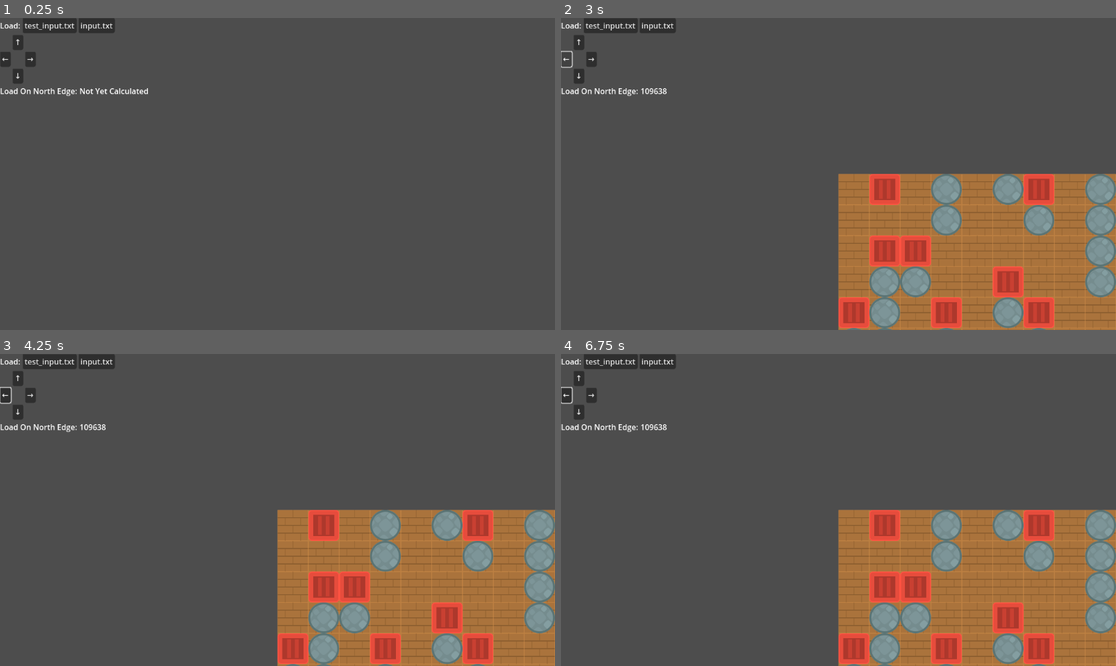
Above: before the commit, frames 1-4 (two rows, left to right).
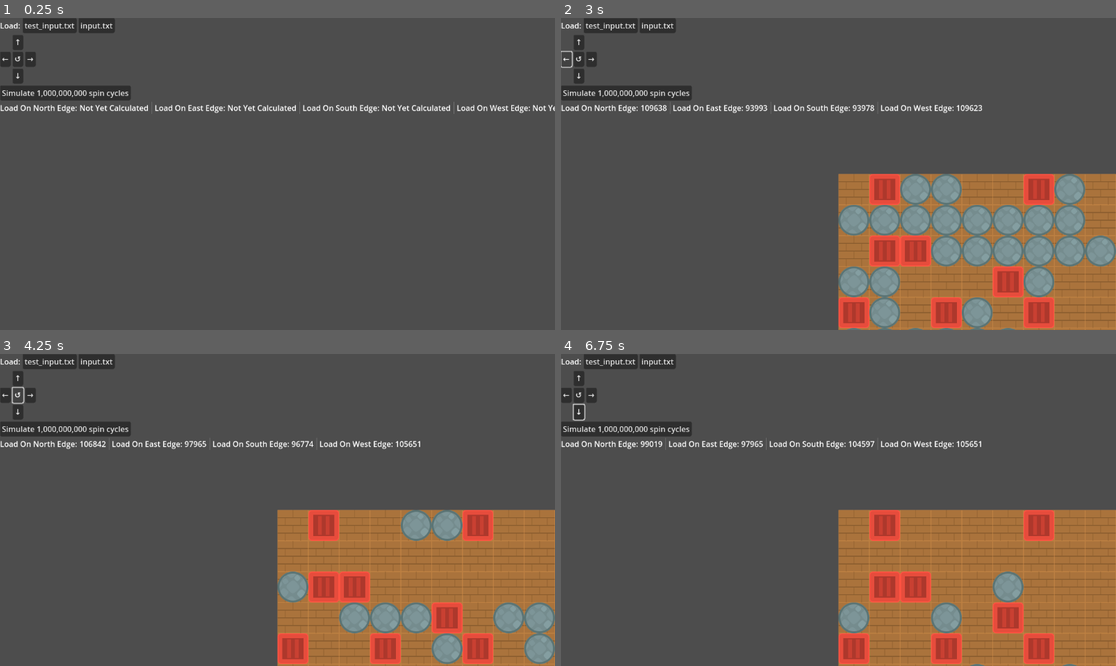
Above: after the commit, the same moments.

Repository: andrejp88/advent-of-code-2023
Game: Godot game, scene res://src/day_14/day_14.tscn
The game is run twice, just before and just after one commit, with the same random seed, the same clock (stepped at 60 frames per second) and the same inputs. The project has no main scene, so this scene is started directly.
Inputs (mouse positions are in pixels of both pictures, inside the frame that each line leads up to):
- Up to frame 1 (0.25 s): no input
- Up to frame 2 (3 s): click "test_input.txt" at 0.5 s; click "input.txt" at 1.25 s; click "↑" at 2 s; click "←" at 2.75 s
- Up to frame 3 (4.25 s): click (16, 394) at 3.5 s, where only the run after the commit has a clickable "↺"
- Up to frame 4 (6.75 s): click "→" at 4.25 s; click "↓" at 5 s; click (627, 428) at 5.75 s, where only the run after the commit has a clickable "Simulate 1,000,000,000 spin c…"; tap Enter at 6.5 s; move the mouse to (960, 494) at 6.52 s; hold Up (ui_up) from 6.53 s (still down); hold Shift from 6.53 s (still down); click (960, 494) at 6.67 s

The runs differ from the first frame. In frame 1, 2.1% of the frame differs, in the area x 0-100%, y 10-31%; in frame 2, 12%, in the area x 0-100%, y 10-100%; in frame 3, 8.1%; in frame 4, 8.6%.

Commit message:
Day 14, implement spin cycles

Diff:
--- a/src/day_14/day_14.gd
+++ b/src/day_14/day_14.gd
@@ -22,6 +22,9 @@
 func repopulate_tilemap(input: String) -> void:
 	tilemap.clear()
 	$CanvasLayer/VBoxContainer/HBoxContainer2/LoadOnNorthEdgeLabel.text = "Not Yet Calculated"
+	$CanvasLayer/VBoxContainer/HBoxContainer2/LoadOnEastEdgeLabel.text = "Not Yet Calculated"
+	$CanvasLayer/VBoxContainer/HBoxContainer2/LoadOnSouthEdgeLabel.text = "Not Yet Calculated"
+	$CanvasLayer/VBoxContainer/HBoxContainer2/LoadOnWestEdgeLabel.text = "Not Yet Calculated"
 
 	var lines := input.split("\n", false)
 
@@ -40,17 +43,12 @@
 	for x: int in range(tilemap.get_used_rect().position.x, tilemap.get_used_rect().position.x + tilemap.get_used_rect().size.x):
 		for y: int in range(tilemap.get_used_rect().position.y, tilemap.get_used_rect().size.y):
 			if tilemap.get_cell_atlas_coords(tilemap_layer_rocks, Vector2i(x, y)) == atlas_coords_round_rock:
-				move_round_rock_up(Vector2i(x, y),)
-
-	var total_load_factor := 0
-
-	for y: int in range(tilemap.get_used_rect().position.y, tilemap.get_used_rect().size.y):
-		var load_factor_at_row := tilemap.get_used_rect().size.y - y
-		for x: int in range(tilemap.get_used_rect().position.x, tilemap.get_used_rect().size.x):
-			if tilemap.get_cell_atlas_coords(tilemap_layer_rocks, Vector2i(x, y)) == atlas_coords_round_rock:
-				total_load_factor += load_factor_at_row
-
-	$CanvasLayer/VBoxContainer/HBoxContainer2/LoadOnNorthEdgeLabel.text = str(total_load_factor)
+				move_round_rock_up(Vector2i(x, y))
+
+	calculate_north_load()
+	calculate_east_load()
+	calculate_south_load()
+	calculate_west_load()
 
 
 func move_round_rock_up(pos: Vector2i) -> void:
@@ -68,6 +66,153 @@
 			tilemap.set_cell(tilemap_layer_rocks, new_pos, 0, atlas_coords_round_rock)
 			return
 
-	var new_pos := Vector2i(pos.x, tilemap.get_used_rect().position.y)
-	tilemap.set_cell(tilemap_layer_rocks, new_pos, 0, atlas_coords_round_rock)
-	tilemap.set_cell(tilemap_layer_rocks, pos, -1, Vector2i(-1, -1))
+	var next_to_wall_pos := Vector2i(pos.x, tilemap.get_used_rect().position.y)
+	tilemap.set_cell(tilemap_layer_rocks, next_to_wall_pos, 0, atlas_coords_round_rock)
+	tilemap.set_cell(tilemap_layer_rocks, pos, -1, Vector2i(-1, -1))
+
+
+func calculate_north_load() -> void:
+	var total_load_factor := 0
+
+	for coords: Vector2i in tilemap.get_used_cells(tilemap_layer_rocks):
+		if tilemap.get_cell_atlas_coords(tilemap_layer_rocks, coords) == atlas_coords_round_rock:
+			total_load_factor += tilemap.get_used_rect().size.y - (coords.y - tilemap.get_used_rect().position.y)
+
+	$CanvasLayer/VBoxContainer/HBoxContainer2/LoadOnNorthEdgeLabel.text = str(total_load_factor)
+
+
+func tilt_platform_right() -> void:
+	for y: int in range(tilemap.get_used_rect().position.y, tilemap.get_used_rect().size.y):
+		for x: int in range(tilemap.get_used_rect().position.x + tilemap.get_used_rect().size.x + -1, tilemap.get_used_rect().position.x - 1, -1):
+			if tilemap.get_cell_atlas_coords(tilemap_layer_rocks, Vector2i(x, y)) == atlas_coords_round_rock:
+				move_round_rock_right(Vector2i(x, y))
+
+	calculate_north_load()
+	calculate_east_load()
+	calculate_south_load()
+	calculate_west_load()
+
+
+func move_round_rock_right(pos: Vector2i) -> void:
+	if pos.x == tilemap.get_used_rect().position.x + tilemap.get_used_rect().size.x - 1:
+		return
+
+	for x: int in range(pos.x + 1, tilemap.get_used_rect().position.x + tilemap.get_used_rect().size.x):
+		var next_cell_atlas_coords := tilemap.get_cell_atlas_coords(tilemap_layer_rocks, Vector2i(x, pos.y))
+		if (
+			next_cell_atlas_coords == atlas_coords_round_rock or
+			next_cell_atlas_coords == atlas_coords_square_rock
+		):
+			var new_pos := Vector2i(x - 1, pos.y)
+			tilemap.set_cell(tilemap_layer_rocks, pos, -1, Vector2i(-1, -1))
+			tilemap.set_cell(tilemap_layer_rocks, new_pos, 0, atlas_coords_round_rock)
+			return
+
+	var next_to_wall_pos := Vector2i(tilemap.get_used_rect().position.x + tilemap.get_used_rect().size.x - 1, pos.y)
+	tilemap.set_cell(tilemap_layer_rocks, next_to_wall_pos, 0, atlas_coords_round_rock)
+	tilemap.set_cell(tilemap_layer_rocks, pos, -1, Vector2i(-1, -1))
+
+
+func calculate_east_load() -> void:
+	var total_load_factor := 0
+
+	for coords: Vector2i in tilemap.get_used_cells(tilemap_layer_rocks):
+		if tilemap.get_cell_atlas_coords(tilemap_layer_rocks, coords) == atlas_coords_round_rock:
+			total_load_factor += coords.x - tilemap.get_used_rect().position.x + 1
+
+	$CanvasLayer/VBoxContainer/HBoxContainer2/LoadOnEastEdgeLabel.text = str(total_load_factor)
+
+
+func tilt_platform_down() -> void:
+	for x: int in range(tilemap.get_used_rect().position.x, tilemap.get_used_rect().position.x + tilemap.get_used_rect().size.x):
+		for y: int in range(tilemap.get_used_rect().position.y + tilemap.get_used_rect().size.y - 1, tilemap.get_used_rect().position.y - 1, -1):
+			if tilemap.get_cell_atlas_coords(tilemap_layer_rocks, Vector2i(x, y)) == atlas_coords_round_rock:
+				move_round_rock_down(Vector2i(x, y))
+
+	calculate_north_load()
+	calculate_east_load()
+	calculate_south_load()
+	calculate_west_load()
+
+
+func move_round_rock_down(pos: Vector2i) -> void:
+	if pos.y == tilemap.get_used_rect().position.y + tilemap.get_used_rect().size.y - 1:
+		return
+
+	for y: int in range(pos.y + 1, tilemap.get_used_rect().position.y + tilemap.get_used_rect().size.y):
+		var next_cell_atlas_coords := tilemap.get_cell_atlas_coords(tilemap_layer_rocks, Vector2i(pos.x, y))
+		if (
+			next_cell_atlas_coords == atlas_coords_round_rock or
+			next_cell_atlas_coords == atlas_coords_square_rock
+		):
+			var new_pos := Vector2i(pos.x, y - 1)
+			tilemap.set_cell(tilemap_layer_rocks, pos, -1, Vector2i(-1, -1))
+			tilemap.set_cell(tilemap_layer_rocks, new_pos, 0, atlas_coords_round_rock)
+			return
+
+	var next_to_wall_pos := Vector2i(pos.x, tilemap.get_used_rect().position.y + tilemap.get_used_rect().size.y - 1)
+	tilemap.set_cell(tilemap_layer_rocks, next_to_wall_pos, 0, atlas_coords_round_rock)
+	tilemap.set_cell(tilemap_layer_rocks, pos, -1, Vector2i(-1, -1))
+
+
+func calculate_south_load() -> void:
+	var total_load_factor := 0
+
+	for coords: Vector2i in tilemap.get_used_cells(tilemap_layer_rocks):
+		if tilemap.get_cell_atlas_coords(tilemap_layer_rocks, coords) == atlas_coords_round_rock:
+			total_load_factor += coords.y - tilemap.get_used_rect().position.y + 1
+
+	$CanvasLayer/VBoxContainer/HBoxContainer2/LoadOnSouthEdgeLabel.text = str(total_load_factor)
+
+
+func tilt_platform_left() -> void:
+	for y: int in range(tilemap.get_used_rect().position.y, tilemap.get_used_rect().size.y):
+		for x: int in range(tilemap.get_used_rect().position.x, tilemap.get_used_rect().position.x + tilemap.get_used_rect().size.x):
+			if tilemap.get_cell_atlas_coords(tilemap_layer_rocks, Vector2i(x, y)) == atlas_coords_round_rock:
+				move_round_rock_left(Vector2i(x, y))
+
+	calculate_north_load()
+	calculate_east_load()
+	calculate_south_load()
+	calculate_west_load()
+
+
+func move_round_rock_left(pos: Vector2i) -> void:
+	if pos.x == tilemap.get_used_rect().position.x:
+		return
+
+	for x: int in range(pos.x - 1, tilemap.get_used_rect().position.x - 1, -1):
+		var next_cell_atlas_coords := tilemap.get_cell_atlas_coords(tilemap_layer_rocks, Vector2i(x, pos.y))
+		if (
+			next_cell_atlas_coords == atlas_coords_round_rock or
+			next_cell_atlas_coords == atlas_coords_square_rock
+		):
+			var new_pos := Vector2i(x + 1, pos.y)
+			tilemap.set_cell(tilemap_layer_rocks, pos, -1, Vector2i(-1, -1))
+			tilemap.set_cell(tilemap_layer_rocks, new_pos, 0, atlas_coords_round_rock)
+			return
+
+	var next_to_wall_pos := Vector2i(tilemap.get_used_rect().position.x, pos.y)
+	tilemap.set_cell(tilemap_layer_rocks, next_to_wall_pos, 0, atlas_coords_round_rock)
+	tilemap.set_cell(tilemap_layer_rocks, pos, -1, Vector2i(-1, -1))
+
+
+func calculate_west_load() -> void:
+	var total_load_factor := 0
+
+	for coords: Vector2i in tilemap.get_used_cells(tilemap_layer_rocks):
+		if tilemap.get_cell_atlas_coords(tilemap_layer_rocks, coords) == atlas_coords_round_rock:
+			total_load_factor += tilemap.get_used_rect().size.x - (coords.x - tilemap.get_used_rect().position.x)
+
+	$CanvasLayer/VBoxContainer/HBoxContainer2/LoadOnWestEdgeLabel.text = str(total_load_factor)
+
+
+func perform_spin_cycle() -> void:
+	tilt_platform_up()
+	tilt_platform_left()
+	tilt_platform_down()
+	tilt_platform_right()
+
+
+func simulate_billion_cycles() -> void:
+	pass # Replace with function body.
--- a/src/day_14/day_14.tscn
+++ b/src/day_14/day_14.tscn
@@ -69,8 +69,9 @@
 layout_mode = 2
 text = "←"
 
-[node name="Container3" type="Control" parent="CanvasLayer/VBoxContainer/GridContainer"]
+[node name="SpinCycleButton" type="Button" parent="CanvasLayer/VBoxContainer/GridContainer"]
 layout_mode = 2
+text = "↺"
 
 [node name="RollEastButton" type="Button" parent="CanvasLayer/VBoxContainer/GridContainer"]
 layout_mode = 2
@@ -83,6 +84,13 @@
 layout_mode = 2
 text = "↓"
 
+[node name="HBoxContainer3" type="HBoxContainer" parent="CanvasLayer/VBoxContainer"]
+layout_mode = 2
+
+[node name="SimulateBillionCyclesButton" type="Button" parent="CanvasLayer/VBoxContainer/HBoxContainer3"]
+layout_mode = 2
+text = "Simulate 1,000,000,000 spin cycles"
+
 [node name="HBoxContainer2" type="HBoxContainer" parent="CanvasLayer/VBoxContainer"]
 layout_mode = 2
 
@@ -94,6 +102,44 @@
 layout_mode = 2
 text = "Not Yet Calculated"
 
+[node name="VSeparator" type="VSeparator" parent="CanvasLayer/VBoxContainer/HBoxContainer2"]
+layout_mode = 2
+
+[node name="Label2" type="Label" parent="CanvasLayer/VBoxContainer/HBoxContainer2"]
+layout_mode = 2
+text = "Load On East Edge:"
+
+[node name="LoadOnEastEdgeLabel" type="Label" parent="CanvasLayer/VBoxContainer/HBoxContainer2"]
+layout_mode = 2
+text = "Not Yet Calculated"
+
+[node name="VSeparator2" type="VSeparator" parent="CanvasLayer/VBoxContainer/HBoxContainer2"]
+layout_mode = 2
+
+[node name="Label3" type="Label" parent="CanvasLayer/VBoxContainer/HBoxContainer2"]
+layout_mode = 2
+text = "Load On South Edge:"
+
+[node name="LoadOnSouthEdgeLabel" type="Label" parent="CanvasLayer/VBoxContainer/HBoxContainer2"]
+layout_mode = 2
+text = "Not Yet Calculated"
+
+[node name="VSeparator3" type="VSeparator" parent="CanvasLayer/VBoxContainer/HBoxContainer2"]
+layout_mode = 2
+
+[node name="Label4" type="Label" parent="CanvasLayer/VBoxContainer/HBoxContainer2"]
+layout_mode = 2
+text = "Load On West Edge:"
+
+[node name="LoadOnWestEdgeLabel" type="Label" parent="CanvasLayer/VBoxContainer/HBoxContainer2"]
+layout_mode = 2
+text = "Not Yet Calculated"
+
 [connection signal="pressed" from="CanvasLayer/VBoxContainer/HBoxContainer/LoadTestInputButton" to="." method="load_and_populate" binds= ["res://src/day_14/test_input.txt"]]
 [connection signal="pressed" from="CanvasLayer/VBoxContainer/HBoxContainer/LoadInputButton" to="." method="load_and_populate" binds= ["res://src/day_14/input.txt"]]
 [connection signal="pressed" from="CanvasLayer/VBoxContainer/GridContainer/RollNorthButton" to="." method="tilt_platform_up"]
+[connection signal="pressed" from="CanvasLayer/VBoxContainer/GridContainer/RollWestButton" to="." method="tilt_platform_left"]
+[connection signal="pressed" from="CanvasLayer/VBoxContainer/GridContainer/SpinCycleButton" to="." method="perform_spin_cycle"]
+[connection signal="pressed" from="CanvasLayer/VBoxContainer/GridContainer/RollEastButton" to="." method="tilt_platform_right"]
+[connection signal="pressed" from="CanvasLayer/VBoxContainer/GridContainer/RollSouthButton" to="." method="tilt_platform_down"]
+[connection signal="pressed" from="CanvasLayer/VBoxContainer/HBoxContainer3/SimulateBillionCyclesButton" to="." method="simulate_billion_cycles"]
